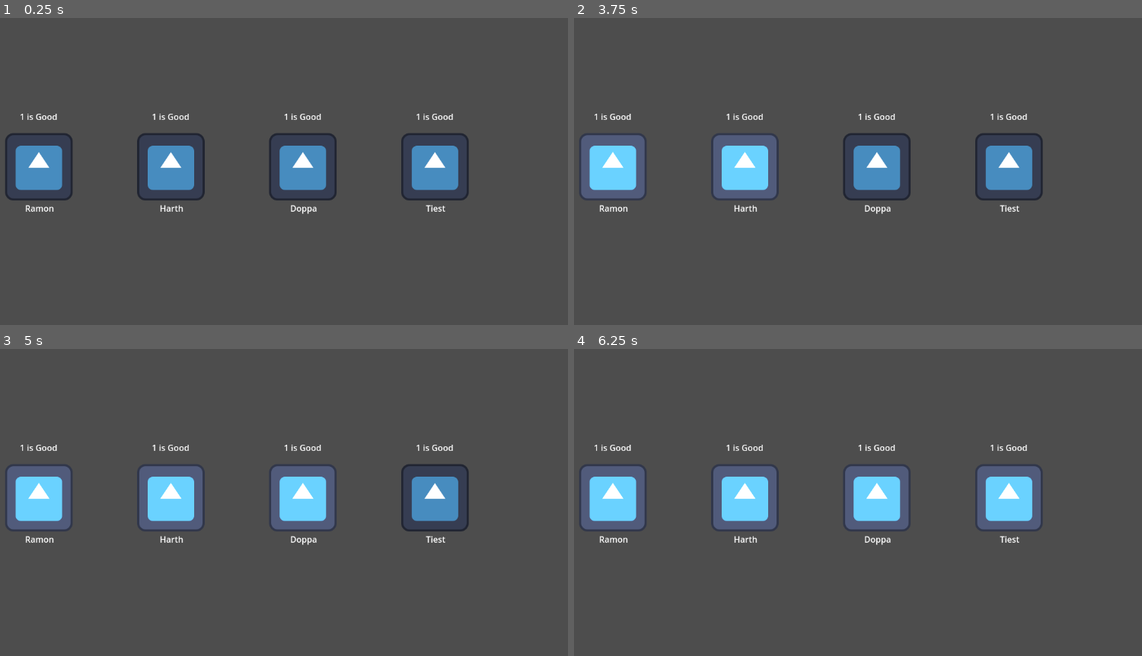
Above: before the commit, frames 1-4 (two rows, left to right).
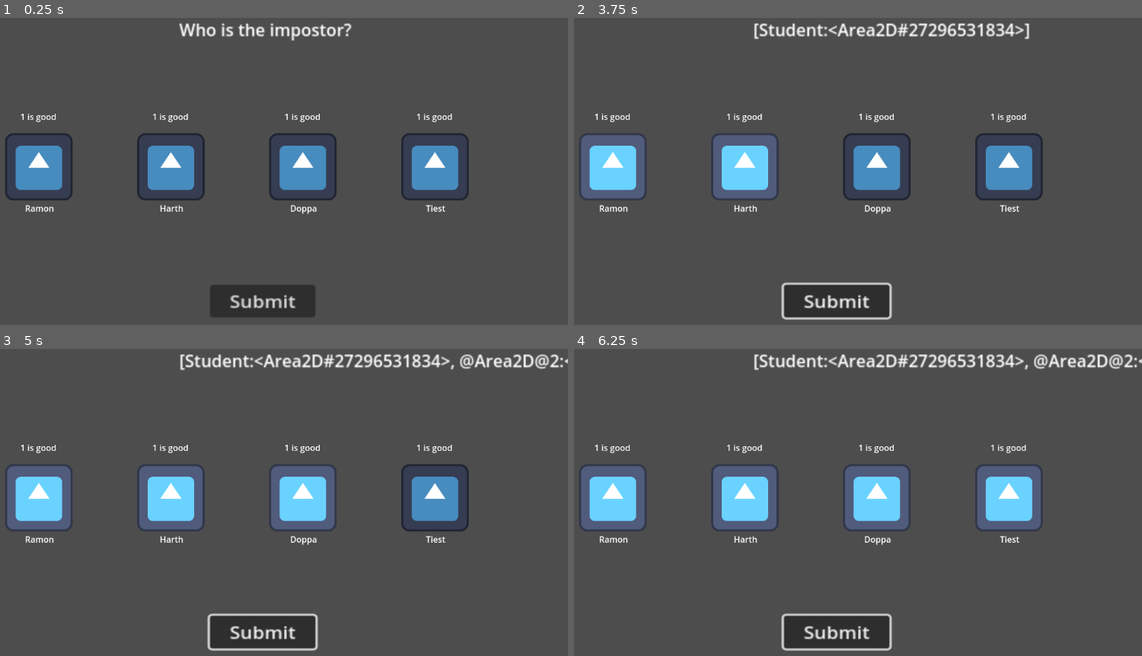
Above: after the commit, the same moments.

Repository: vbAarav/school-snatcher
Game: Godot game, scene res://Scenes/main.tscn
Two runs of this game, one before a commit and one after it. Both use one fixed random seed, a clock stepped at 60 frames per second and the inputs below. The engine's default icon, where the game draws it, is replaced by a stand-in: a white triangle on a blue panel in a dark square.
Inputs (mouse positions are in pixels of both pictures, inside the frame that each line leads up to):
- Up to frame 1 (0.25 s): no input
- Up to frame 2 (3.75 s): click (835, 300) at 0.5 s, where only the run after the commit has a clickable "Submit"; click (835, 300) at 1.25 s, where only the run after the commit has a clickable "Submit"; click (835, 300) at 2 s, where only the run after the commit has a clickable "Submit"; tap Enter at 2.75 s; move the mouse to (613, 165) at 2.77 s; click (613, 165) at 2.92 s; tap Space at 3.5 s; move the mouse to (744, 165) at 3.52 s; click (744, 165) at 3.67 s
- Up to frame 3 (5 s): tap Enter at 4.25 s; move the mouse to (301, 496) at 4.27 s; click (301, 496) at 4.42 s
- Up to frame 4 (6.25 s): tap Space at 5 s; move the mouse to (1011, 496) at 5.02 s; click (1011, 496) at 5.17 s; tap Enter at 5.75 s; move the mouse to (1022, 560) at 5.77 s; click (1022, 560) at 5.92 s

The runs differ from the first frame. In frame 1, 2.8% of the frame differs, in the area x 3-80%, y 1-98%; in frame 2, 3.6%; in frame 3, 4.1%, in the area x 3-100%, y 1-99%; in frame 4, 4.1%.

Commit message:
Grabbed Selected Students From Player

Diff:
--- a/Scenes/main.tscn
+++ b/Scenes/main.tscn
@@ -11,3 +11,21 @@
 student_names = Array[String](["Ramon", "Harth", "Doppa", "Tiest"])
 
 [node name="UILayer" type="CanvasLayer" parent="."]
+
+[node name="Button" type="Button" parent="UILayer"]
+offset_left = 474.0
+offset_top = 524.0
+offset_right = 562.0
+offset_bottom = 555.0
+scale = Vector2(2.269, 2)
+text = "   Submit   "
+
+[node name="Label" type="Label" parent="UILayer"]
+offset_left = 416.0
+offset_top = 16.0
+offset_right = 580.0
+offset_bottom = 39.0
+scale = Vector2(2, 2)
+text = "Who is the impostor?"
+
+[connection signal="pressed" from="UILayer/Button" to="StudentsManager" method="_on_button_pressed"]
--- a/Scripts/student.gd
+++ b/Scripts/student.gd
@@ -10,12 +10,17 @@
 @export var display_name: String = ""
 var role: Role
 var alignment: Role.StudentAlignment
-
 var is_selected = false
 
 func _ready():
+	set_display_name(display_name)
+
+func set_display_name(_display_name: String):
+	display_name = _display_name
 	NameLabel.text = display_name
-	InformationLabel.text = "1 is Good"
+
+func set_current_information(_information: String):
+	InformationLabel.text = _information
 
 func _on_input_event(viewport: Node, event: InputEvent, shape_idx: int) -> void:
 	if event is InputEventMouseButton and event.pressed and event.button_index == MOUSE_BUTTON_LEFT:
--- a/Scripts/students_manager.gd
+++ b/Scripts/students_manager.gd
@@ -1,6 +1,10 @@
 extends Node
 class_name StudentsManager
 
+# References
+@onready var Message = $"../UILayer/Label"
+
+# Variables
 @export var student_scene: PackedScene
 @export var student_names: Array[String]
 
@@ -24,3 +28,11 @@
 	for student in students:
 		student.position = Vector2(150 + x_offset, 300)
 		x_offset += 250
+
+func _on_button_pressed() -> void:
+	var selected_students: Array[Student] = []
+	for student in students:
+		if student.is_selected:
+			selected_students.append(student)
+
+	Message.text = str(selected_students)
